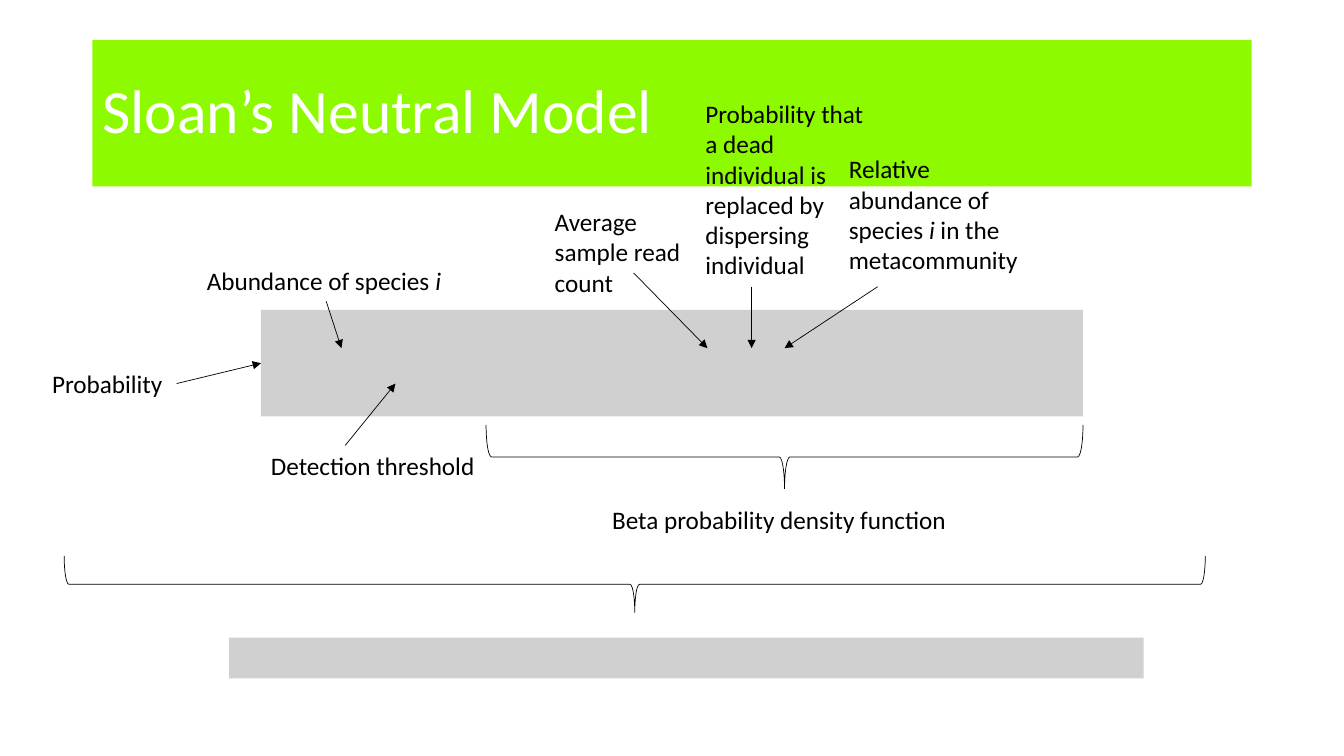
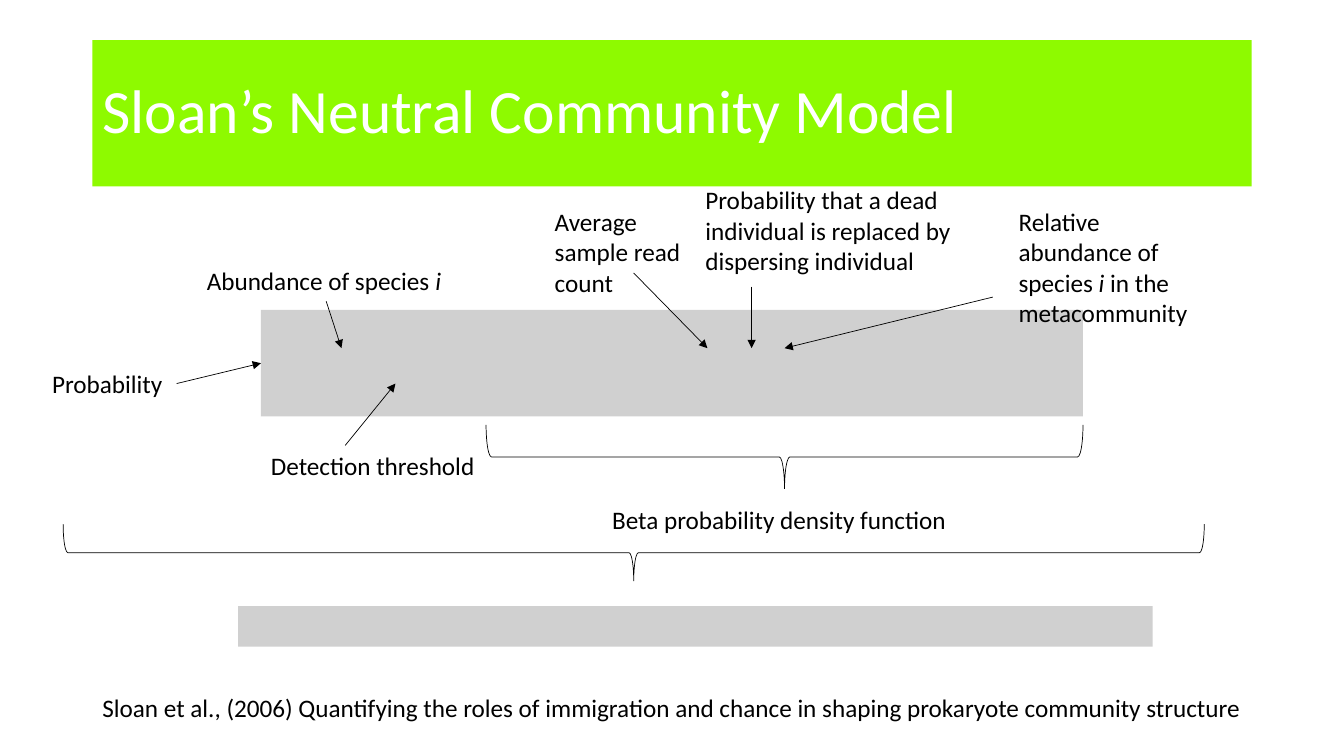
Before and after one commit to amysolman/PhD, a slide deck: slide 17 of Projects/Chapter1/community-assembly-edit.pptx (slide 16 before the commit). Drawn at 1344x756 pixels with LibreOffice and Linux fonts; fonts in the diff are those of the drawing; grey boxes stand for pictures. Boxes give left, top, right and bottom in pixels: in the first picture for what was removed or moved away, otherwise in the second. Text is boxed around its words. In the diff, an @@ line names an element or a change of style, - is before the commit and + after.

Commit message:
Community Assembly Precentation

```diff
--- a/Projects/Chapter1/community-assembly-edit.pptx
+++ b/Projects/Chapter1/community-assembly-edit.pptx
@@ title at <box>102,90,957,143</box>: text changed @@
-Sloan’s Neutral Model
+Sloan’s Neutral Community Model
@@ text "Probability that a dead individual ..." rewrapped from <box>705,105,863,274</box> to <box>705,191,951,275</box> @@
@@ text "Relative abundance of species i ...": place and size @@
-text "Relative abundance of species i ..." at <box>849,160,1018,273</box>
+text "Relative abundance of species i ..." at <box>1019,213,1188,328</box>
@@ arrow moved from (878, 286) - (784, 348) to (993, 297) - (784, 348) @@
@@ right brace: place and size @@
-right brace at <box>65,557,1206,613</box>
+right brace at <box>63,524,1204,581</box>
@@ picture added at <box>238,606,1152,646</box> @@
@@ picture removed at <box>229,638,1143,679</box> @@
@@ text added at <box>102,698,1239,722</box>, 18 pt, text #000000 @@
+Sloan et al., (2006) Quantifying the roles of immigration and chance in shaping prokaryote community structure
```
Also in this commit, not shown: 3 other slides changed, 1 slide added, 10 other files.
